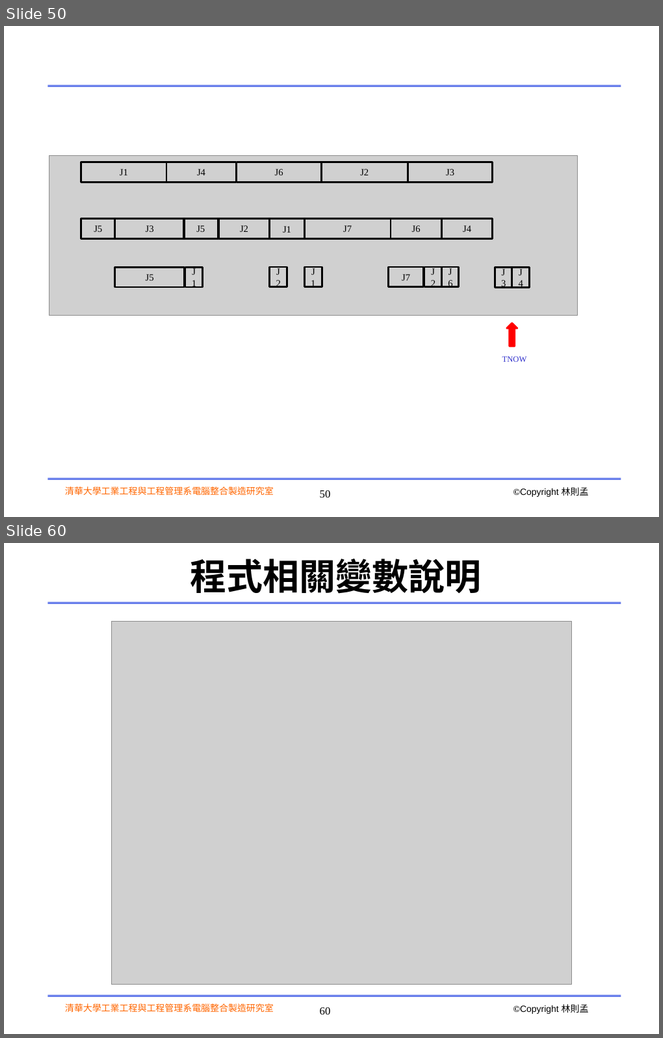
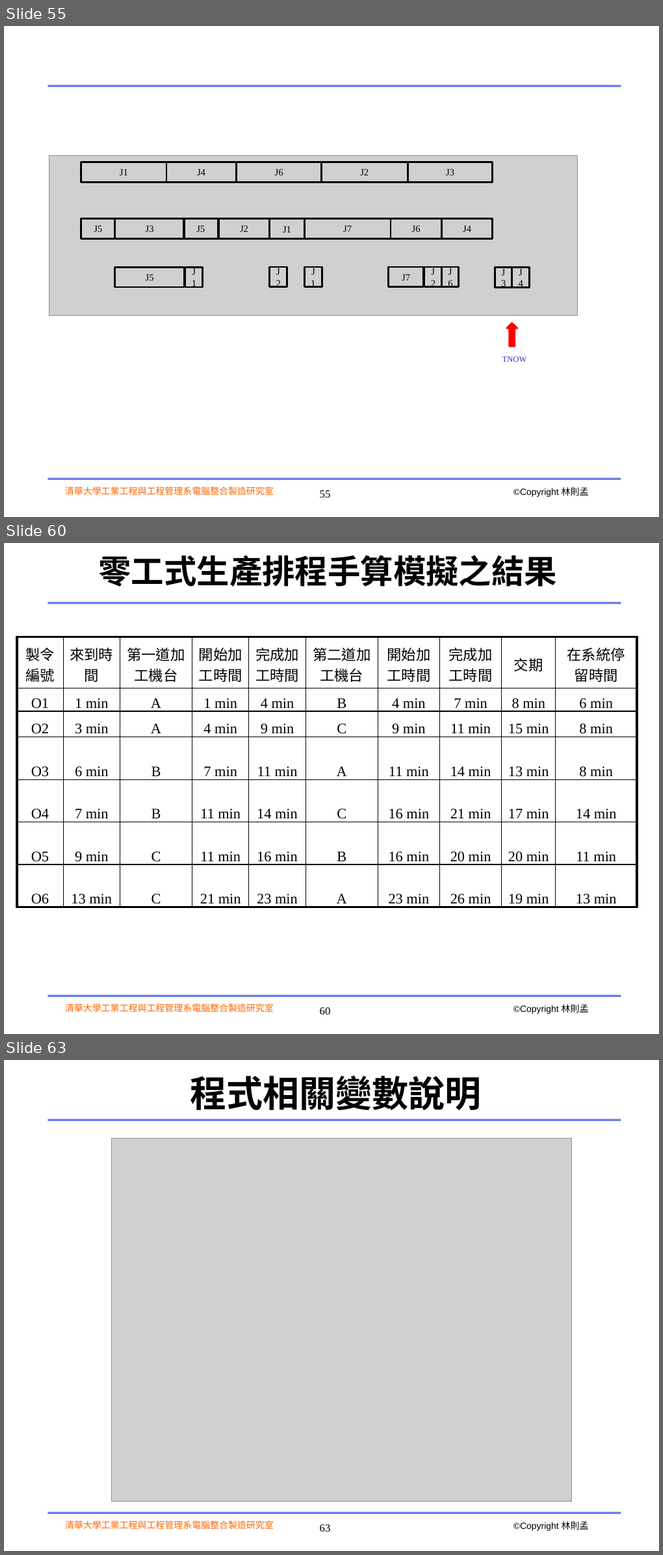
Before and after one commit to colinlee0924/ppc_ws, a slide deck: ppt/2020_DES_with_python.pptx. Shown one above the other, each under a label of ours: slides 50 and 60 before the commit, slides 55, 60 and 63 after it; the slides between them are not shown. The pictures are 663x1038 and 663x1555 pixels, drawn with LibreOffice and Linux fonts; fonts in the diff are those of the drawing; grey boxes stand for pictures; background and template pictures are left out. Boxes give left, top, right and bottom in pixels: in the first picture for what was removed or moved away, otherwise in the second. Text is boxed around its words. In the diff, an @@ line names an element or a change of style, - is before the commit and + after.

```diff
--- a/ppt/2020_DES_with_python.pptx
+++ b/ppt/2020_DES_with_python.pptx
@@ slide 60 added at (x1=4, y1=543, x2=659, y2=1034), background #FFFFFF; not listed: 5 template elements that a slide beside it also shows @@
@@ title added at (x1=98, y1=555, x2=557, y2=587), 36 pt, text #000000, bold @@
+零工式生產排程手算模擬之結果
@@ table added at (x1=17, y1=637, x2=638, y2=910), 7 rows, 10 columns @@
+製令編號 | 來到時間 | 第一道加工機台 | 開始加工時間 | 完成加工時間 | 第二道加工機台 | 開始加工時間 | 完成加工時間 | 交期 | 在系統停留時間
+O1 | 1 min | A | 1 min | 4 min | B | 4 min | 7 min | 8 min | 6 min
+O2 | 3 min | A | 4 min | 9 min | C | 9 min | 11 min | 15 min | 8 min
+O3 | 6 min | B | 7 min | 11 min | A | 11 min | 14 min | 13 min | 8 min
+O4 | 7 min | B | 11 min | 14 min | C | 16 min | 21 min | 17 min | 14 min
+O5 | 9 min | C | 11 min | 16 min | B | 16 min | 20 min | 20 min | 11 min
+O6 | 13 min | C | 21 min | 23 min | A | 23 min | 26 min | 19 min | 13 min
@@ what was slide 50 is now slide 55 @@
@@ page number at (x1=320, y1=491, x2=331, y2=498): text changed @@
-50
+55
@@ what was slide 60 is now slide 63 @@
@@ page number at (x1=320, y1=1525, x2=331, y2=1532): text changed @@
-60
+63
```
Also in this commit, not shown: 4 slides changed, 8 other slides added, 6 slides removed, 4 other files.
